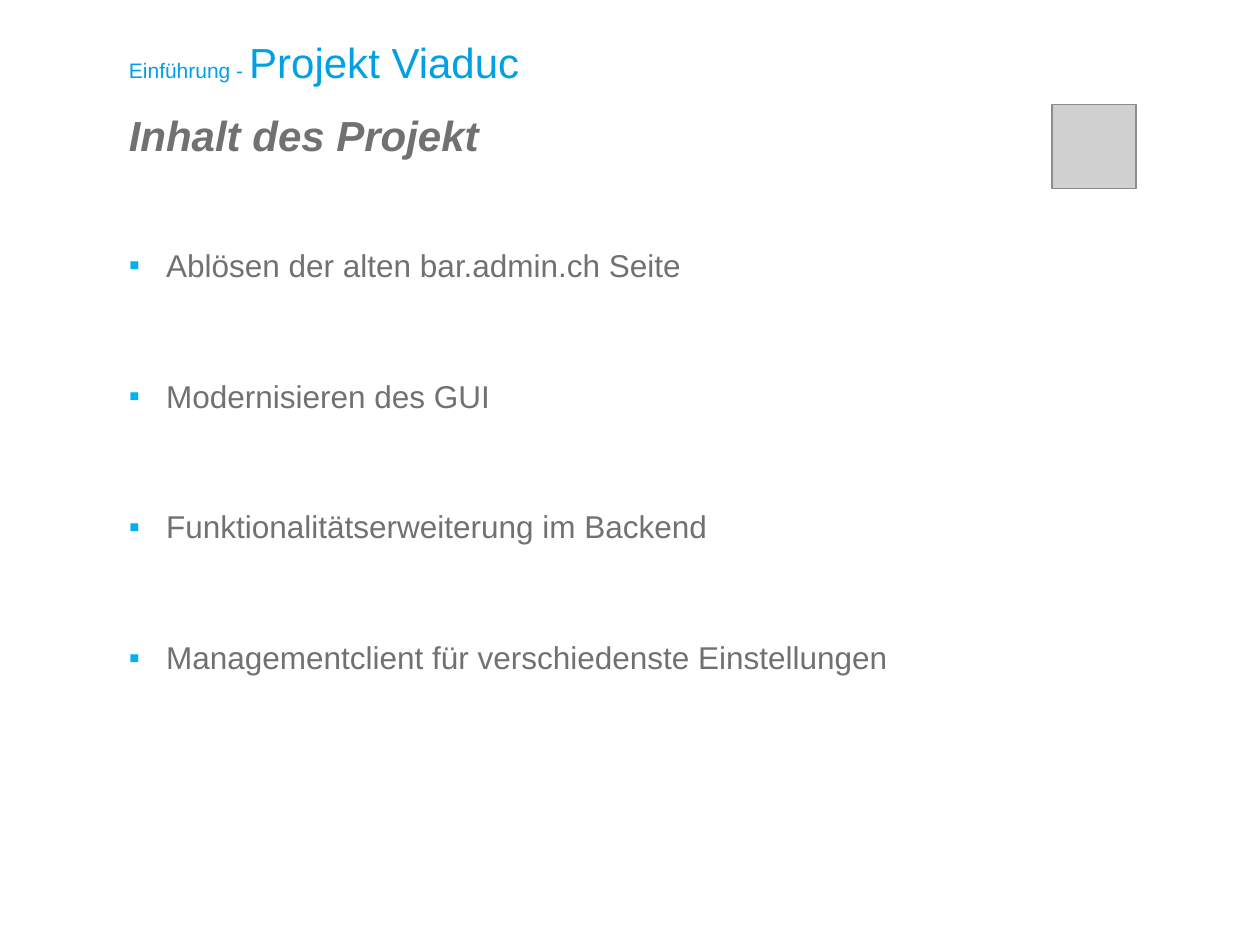
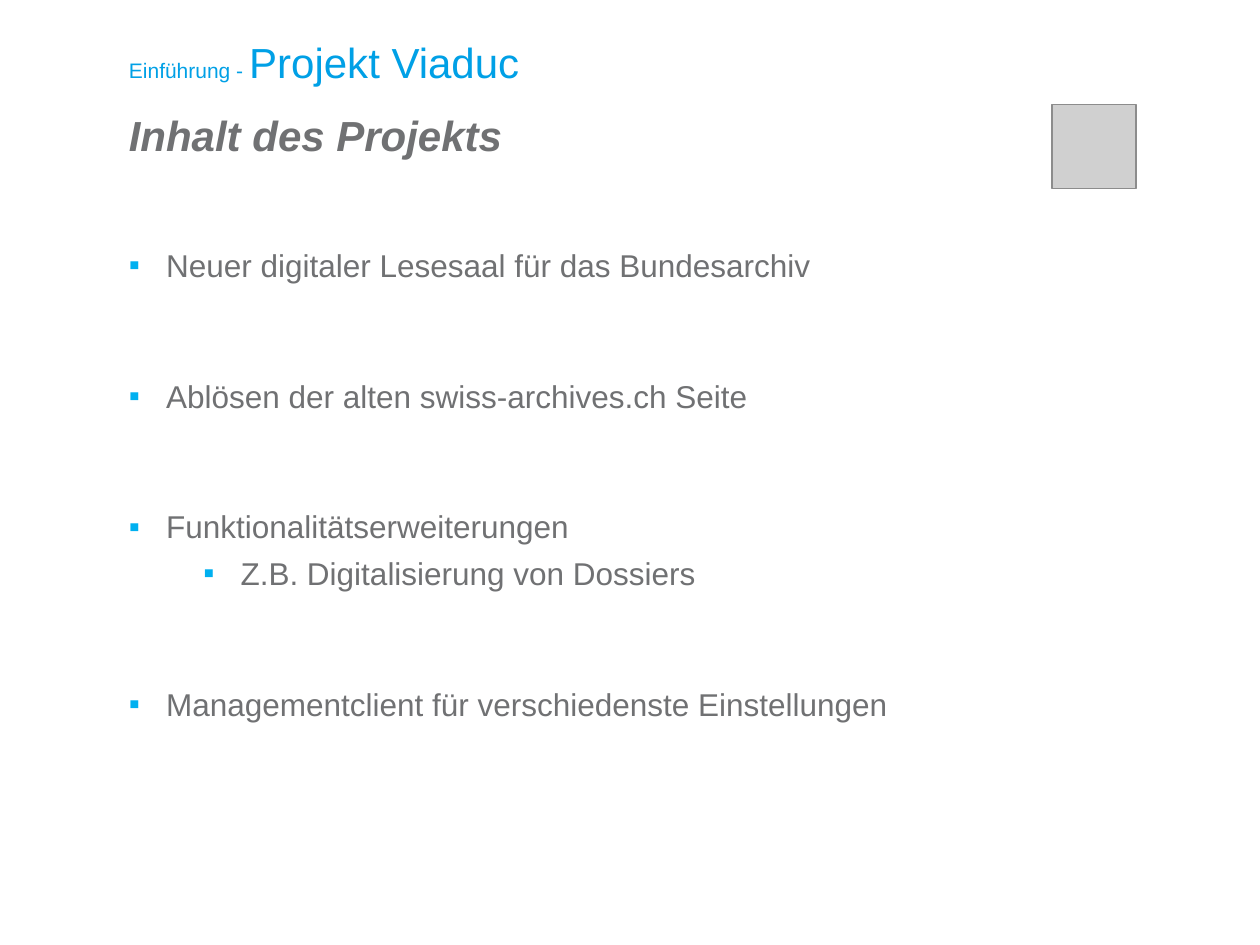
Before and after one commit to kre-cmi/IPA-KRE, a slide deck: slide 6 of doc/Zentralisierte Parameterverwaltung Präsentation.pptx (slide 7 before the commit). Drawn at 1260x945 pixels with LibreOffice and Linux fonts; fonts in the diff are those of the drawing; grey boxes stand for pictures; background and template pictures are left out. Boxes give left, top, right and bottom in pixels: in the first picture for what was removed or moved away, otherwise in the second. Text is boxed around its words. In the diff, an @@ line names an element or a change of style, - is before the commit and + after.

```diff
--- a/doc/Zentralisierte Parameterverwaltung Präsentation.pptx
+++ b/doc/Zentralisierte Parameterverwaltung Präsentation.pptx
@@ text at box(129, 120, 502, 160): text changed @@
-Inhalt des Projekt
+Inhalt des Projekts
@@ text at box(166, 254, 810, 591): text changed @@
-▪ Ablösen der alten bar.admin.ch Seite
-▪ Modernisieren des GUI
-▪ Funktionalitätserweiterung im Backend
+▪ Neuer digitaler Lesesaal für das Bundesarchiv
+▪ Ablösen der alten swiss-archives.ch Seite
+▪ Funktionalitätserweiterungen
+    ▪ Z.B. Digitalisierung von Dossiers
```
Also in this commit, not shown: 9 other slides changed, 1 slide removed, 1 other file.
